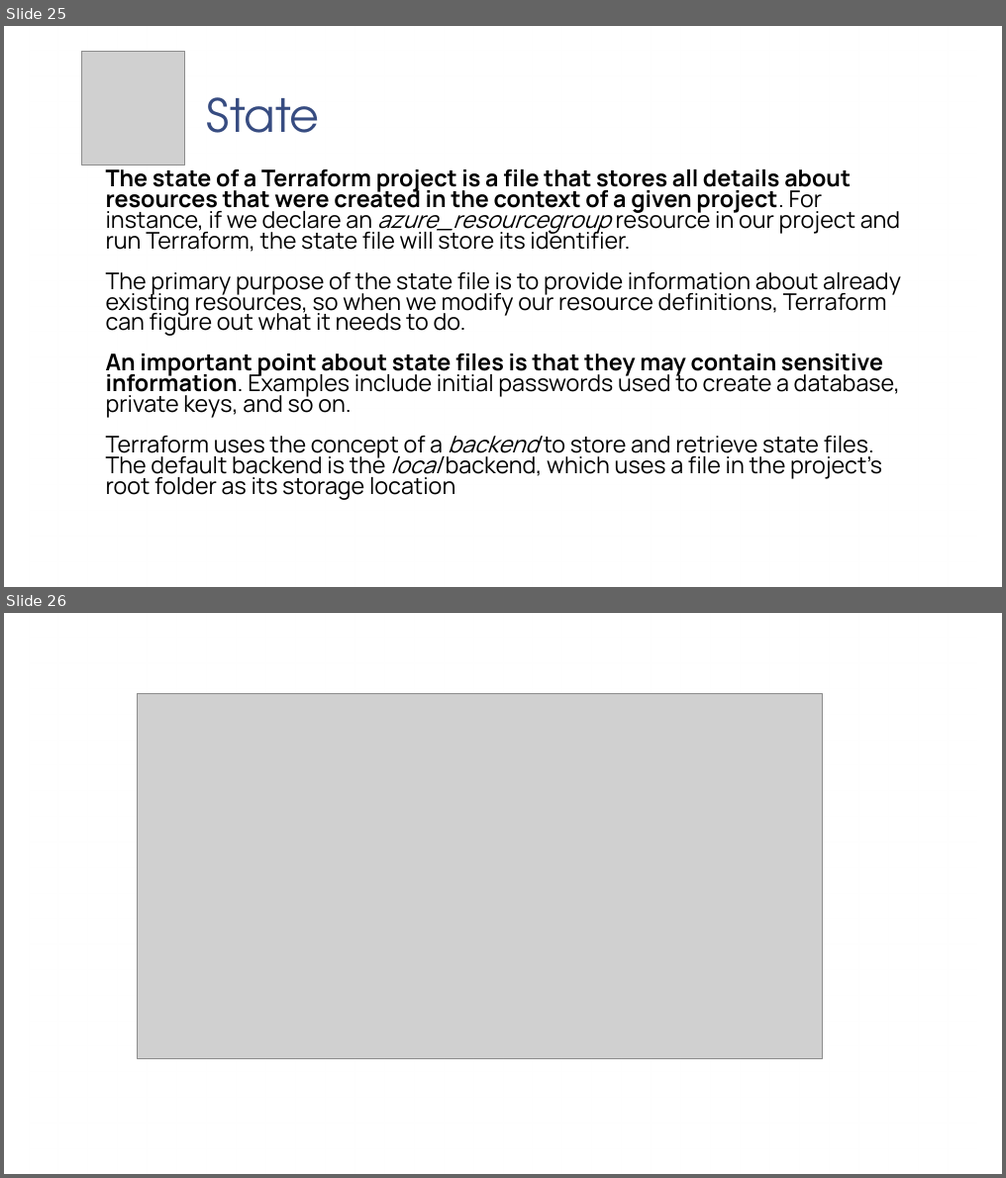
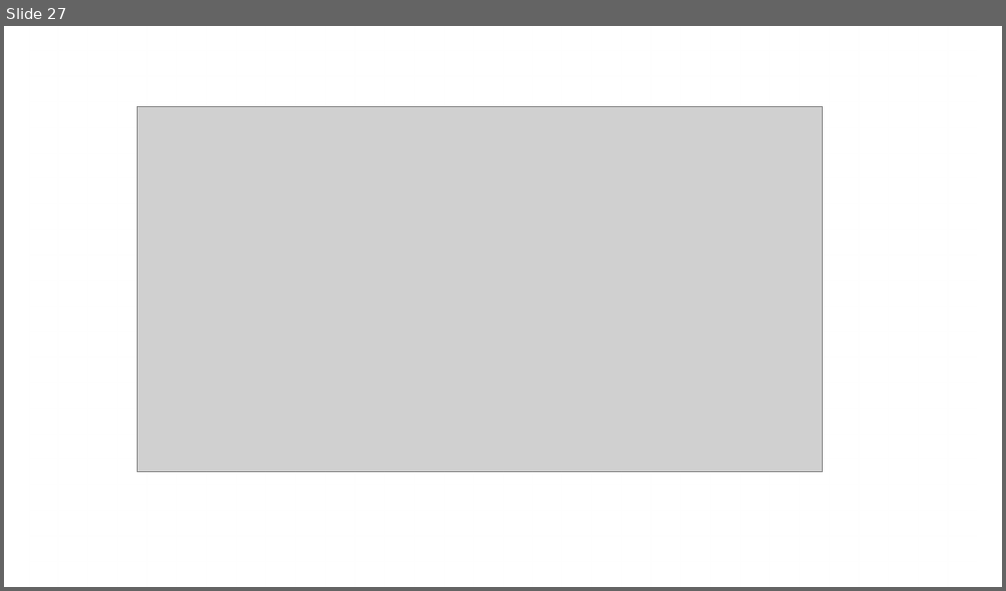
Before and after one commit to iu5git/DevOps, a slide deck: Лекции/Лекция11/Лекция_Terraform.pptx. Shown one above the other, each under a label of ours: slides 25 and 26 before the commit, slide 27 after it. The pictures are 1006x1178 and 1006x591 pixels, drawn with LibreOffice and Linux fonts; fonts in the diff are those of the drawing; grey boxes stand for pictures; background and template pictures are left out. Boxes give left, top, right and bottom in pixels: in the first picture for what was removed or moved away, otherwise in the second. Text is boxed around its words. In the diff, an @@ line names an element or a change of style, - is before the commit and + after.

Commit message:
terraform

```diff
--- a/Лекции/Лекция11/Лекция_Terraform.pptx
+++ b/Лекции/Лекция11/Лекция_Terraform.pptx
@@ slide 25 removed at [4, 26, 1002, 587], background picture (left out); not listed: 1 template element that a slide beside it also shows @@
@@ picture removed at [82, 51, 185, 166] @@
@@ title removed at [206, 97, 319, 133] @@
-State
@@ text removed at [106, 170, 901, 500] @@
-The state of a Terraform project is a file that stores all details about resources that were created in the context of a given project. For instance, if we declare an azure_resourcegroup resource in our project and run Terraform, the state file will store its identifier.
-The primary purpose of the state file is to provide information about already existing resources, so when we modify our resource definitions, Terraform can figure out what it needs to do.
-An important point about state files is that they may contain sensitive information. Examples include initial passwords used to create a database, private keys, and so on.
-Terraform uses the concept of a backend to store and retrieve state files. The default backend is the local backend, which uses a file in the project's root folder as its storage location
@@ what was slide 26 is now slide 27 @@
```
Also in this commit, not shown: 22 slides changed, 7 slides added, 3 other slides removed, 2 other files.
